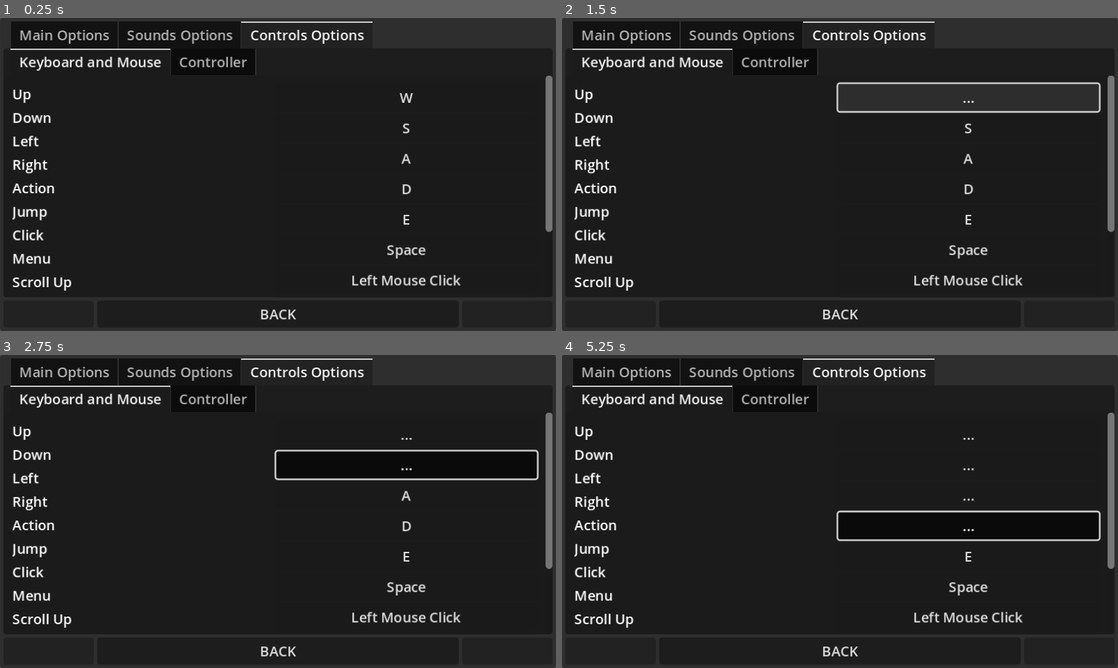
Above: before the commit, frames 1-4 (two rows, left to right).
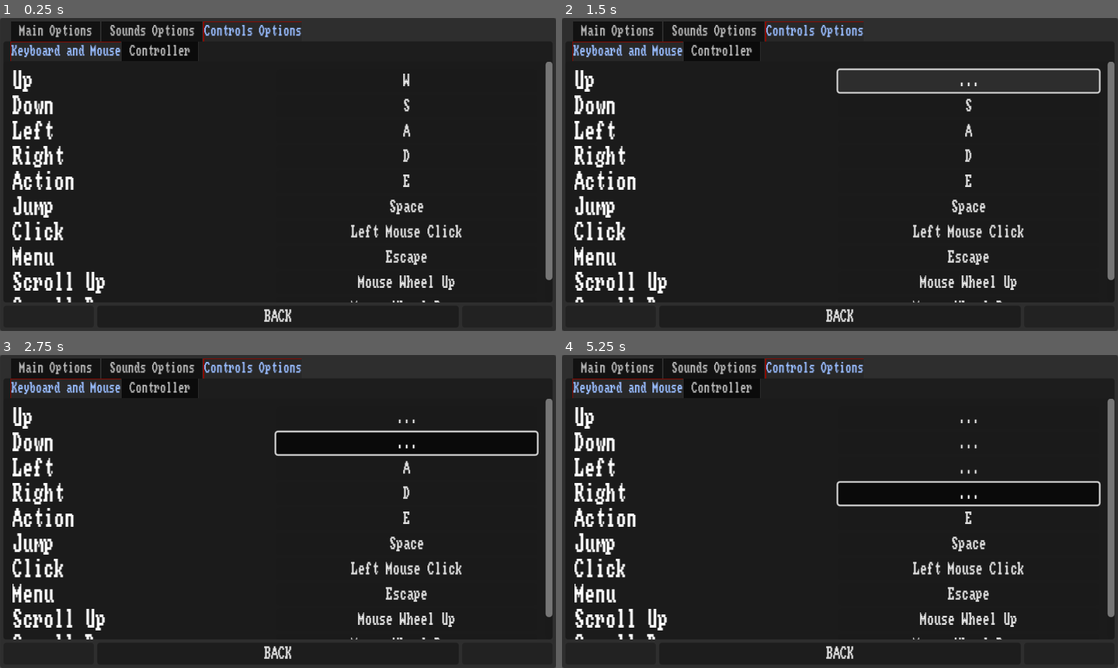
Above: after the commit, the same moments.

Repository: PlayDieRepeat/gmtk_2024
Game: Godot game, scene res://scenes/menus/options_menu.tscn
Same seed, same stepped clock (60 frames per second), same inputs: the game is played once before the commit and once after it. This scene is started directly instead of the project's main scene. Sound files missing from this copy of the repository are replaced by a short silence.
Inputs:
- Up to frame 1 (0.25 s): no input
- Up to frame 2 (1.5 s): click "W" at 0.5 s; click "..." at 1.25 s
- Up to frame 3 (2.75 s): click "S" at 2 s
- Up to frame 4 (5.25 s): click "..." at 2.75 s; click "A" at 3.5 s; click "..." at 4.25 s; click "D" at 5 s

The runs differ from the first frame. In frame 1, 8.0% of the frame differs, in the area x 1-100%, y 1-98%; in frame 2, 9.5%; in frame 3, 9.5%; in frame 4, 9.4%.
Error in both runs: Assertion failed: There was a problem trying to make a directory!! (res://scripts/_autoloads/elephant.gd:51)

Commit message:
Added theme to the options menu
All mapping buttons will now show EMPTY if they do not have an InputEvent assigned to it.

Diff:
--- /dev/null
+++ b/resources/themes/options_menu_theme.tres
@@ -0,0 +1,36 @@
+[gd_resource type="Theme" load_steps=6 format=3 uid="uid://tqa2qha7e2k6"]
+
+[ext_resource type="FontFile" uid="uid://cn3enp4yb7w5l" path="res://assets/fonts/novem.ttf" id="1_h7mfd"]
+
+[sub_resource type="StyleBoxFlat" id="StyleBoxFlat_10885"]
+bg_color = Color(0.541176, 0, 0.117647, 1)
+skew = Vector2(-5, 0)
+
+[sub_resource type="StyleBoxFlat" id="StyleBoxFlat_v1578"]
+bg_color = Color(0.541176, 0, 0.117647, 1)
+
+[sub_resource type="StyleBoxFlat" id="StyleBoxFlat_xmq4q"]
+bg_color = Color(0.180392, 0.00784314, 0, 1)
+skew = Vector2(-5, 0)
+border_width_top = 2
+border_width_bottom = 2
+border_color = Color(0.180392, 0.00784314, 0, 1)
+corner_detail = 1
+
+[sub_resource type="StyleBoxFlat" id="StyleBoxFlat_xmjnu"]
+bg_color = Color(0.156863, 0.156863, 0.156863, 1)
+border_width_left = 1
+border_width_top = 1
+border_color = Color(0.552941, 0.0352941, 0, 1)
+
+[resource]
+Button/fonts/font = ExtResource("1_h7mfd")
+HSlider/styles/grabber_area = SubResource("StyleBoxFlat_10885")
+HSlider/styles/grabber_area_highlight = SubResource("StyleBoxFlat_v1578")
+HSlider/styles/slider = SubResource("StyleBoxFlat_xmq4q")
+RichTextLabel/font_sizes/normal_font_size = 24
+RichTextLabel/fonts/normal_font = ExtResource("1_h7mfd")
+TabContainer/colors/font_selected_color = Color(0.588235, 0.72549, 0.984314, 1)
+TabContainer/font_sizes/font_size = 14
+TabContainer/fonts/font = ExtResource("1_h7mfd")
+TabContainer/styles/tab_selected = SubResource("StyleBoxFlat_xmjnu")
--- a/scenes/menus/options_menu.tscn
+++ b/scenes/menus/options_menu.tscn
@@ -1,5 +1,6 @@
-[gd_scene load_steps=3 format=3 uid="uid://efyl535owuk0"]
-
+[gd_scene load_steps=4 format=3 uid="uid://efyl535owuk0"]
+
+[ext_resource type="Theme" uid="uid://tqa2qha7e2k6" path="res://resources/themes/options_menu_theme.tres" id="1_cmgag"]
 [ext_resource type="Script" path="res://scripts/menus/options_menu.gd" id="1_upgtq"]
 [ext_resource type="PackedScene" uid="uid://drip0n7wdi2wt" path="res://scenes/menus/utility/remap_input_button.tscn" id="2_uh3vg"]
 
@@ -10,6 +11,7 @@
 anchor_bottom = 1.0
 grow_horizontal = 2
 grow_vertical = 2
+theme = ExtResource("1_cmgag")
 script = ExtResource("1_upgtq")
 button_packed_scene = ExtResource("2_uh3vg")
 
@@ -20,17 +22,21 @@
 anchor_bottom = 1.0
 grow_horizontal = 2
 grow_vertical = 2
+theme = ExtResource("1_cmgag")
 
 [node name="ARC" type="AspectRatioContainer" parent="Center"]
 layout_mode = 2
+theme = ExtResource("1_cmgag")
 ratio = 1.7778
 
 [node name="BackgroundPanel" type="PanelContainer" parent="Center/ARC"]
 layout_mode = 2
+theme = ExtResource("1_cmgag")
 
 [node name="MarginContainer" type="MarginContainer" parent="Center/ARC"]
 custom_minimum_size = Vector2(640, 360)
 layout_mode = 2
+theme = ExtResource("1_cmgag")
 theme_override_constants/margin_left = 4
 theme_override_constants/margin_top = 4
 theme_override_constants/margin_right = 4
@@ -38,24 +44,29 @@
 
 [node name="MainVBox" type="VBoxContainer" parent="Center/ARC/MarginContainer"]
 layout_mode = 2
+theme = ExtResource("1_cmgag")
 
 [node name="MainTabs" type="TabContainer" parent="Center/ARC/MarginContainer/MainVBox"]
 layout_mode = 2
 size_flags_vertical = 3
+theme = ExtResource("1_cmgag")
 current_tab = 2
 clip_tabs = false
 
 [node name="Main Options" type="PanelContainer" parent="Center/ARC/MarginContainer/MainVBox/MainTabs"]
 visible = false
 layout_mode = 2
+theme = ExtResource("1_cmgag")
 
 [node name="MainScroll" type="ScrollContainer" parent="Center/ARC/MarginContainer/MainVBox/MainTabs/Main Options"]
 layout_mode = 2
+theme = ExtResource("1_cmgag")
 
 [node name="MainMargin" type="MarginContainer" parent="Center/ARC/MarginContainer/MainVBox/MainTabs/Main Options/MainScroll"]
 layout_mode = 2
 size_flags_horizontal = 3
 size_flags_vertical = 3
+theme = ExtResource("1_cmgag")
 theme_override_constants/margin_left = 10
 theme_override_constants/margin_top = 10
 theme_override_constants/margin_right = 10
@@ -63,48 +74,58 @@
 
 [node name="MainVBox" type="VBoxContainer" parent="Center/ARC/MarginContainer/MainVBox/MainTabs/Main Options/MainScroll/MainMargin"]
 layout_mode = 2
+theme = ExtResource("1_cmgag")
 
 [node name="MainLabel0" type="RichTextLabel" parent="Center/ARC/MarginContainer/MainVBox/MainTabs/Main Options/MainScroll/MainMargin/MainVBox"]
 layout_mode = 2
+theme = ExtResource("1_cmgag")
 text = "OPTION 0"
 fit_content = true
 
 [node name="MainLabel1" type="RichTextLabel" parent="Center/ARC/MarginContainer/MainVBox/MainTabs/Main Options/MainScroll/MainMargin/MainVBox"]
 layout_mode = 2
+theme = ExtResource("1_cmgag")
 text = "OPTION 1"
 fit_content = true
 
 [node name="MainLabel2" type="RichTextLabel" parent="Center/ARC/MarginContainer/MainVBox/MainTabs/Main Options/MainScroll/MainMargin/MainVBox"]
 layout_mode = 2
+theme = ExtResource("1_cmgag")
 text = "OPTION 2"
 fit_content = true
 
 [node name="MainLabel3" type="RichTextLabel" parent="Center/ARC/MarginContainer/MainVBox/MainTabs/Main Options/MainScroll/MainMargin/MainVBox"]
 layout_mode = 2
+theme = ExtResource("1_cmgag")
 text = "OPTION 3"
 fit_content = true
 
 [node name="MainLabel4" type="RichTextLabel" parent="Center/ARC/MarginContainer/MainVBox/MainTabs/Main Options/MainScroll/MainMargin/MainVBox"]
 layout_mode = 2
+theme = ExtResource("1_cmgag")
 text = "OPTION 4"
 fit_content = true
 
 [node name="MainLabel5" type="RichTextLabel" parent="Center/ARC/MarginContainer/MainVBox/MainTabs/Main Options/MainScroll/MainMargin/MainVBox"]
 layout_mode = 2
+theme = ExtResource("1_cmgag")
 text = "OPTION 5"
 fit_content = true
 
 [node name="Sounds Options" type="PanelContainer" parent="Center/ARC/MarginContainer/MainVBox/MainTabs"]
 visible = false
 layout_mode = 2
+theme = ExtResource("1_cmgag")
 
 [node name="SoundsScroll" type="ScrollContainer" parent="Center/ARC/MarginContainer/MainVBox/MainTabs/Sounds Options"]
 layout_mode = 2
+theme = ExtResource("1_cmgag")
 
 [node name="SoundsMargin" type="MarginContainer" parent="Center/ARC/MarginContainer/MainVBox/MainTabs/Sounds Options/SoundsScroll"]
 layout_mode = 2
 size_flags_horizontal = 3
 size_flags_vertical = 3
+theme = ExtResource("1_cmgag")
 theme_override_constants/margin_left = 20
 theme_override_constants/margin_top = 20
 theme_override_constants/margin_right = 40
@@ -114,27 +135,32 @@
 layout_mode = 2
 size_flags_horizontal = 3
 size_flags_vertical = 3
+theme = ExtResource("1_cmgag")
 
 [node name="SoundsLabelsVBox" type="VBoxContainer" parent="Center/ARC/MarginContainer/MainVBox/MainTabs/Sounds Options/SoundsScroll/SoundsMargin/SoundsHBox"]
 layout_mode = 2
 size_flags_horizontal = 3
 size_flags_stretch_ratio = 0.5
+theme = ExtResource("1_cmgag")
 
 [node name="MainVolumeLabel" type="RichTextLabel" parent="Center/ARC/MarginContainer/MainVBox/MainTabs/Sounds Options/SoundsScroll/SoundsMargin/SoundsHBox/SoundsLabelsVBox"]
 layout_mode = 2
 size_flags_vertical = 3
+theme = ExtResource("1_cmgag")
 text = "Main Volume"
 fit_content = true
 
 [node name="SoundsVolumeLabel" type="RichTextLabel" parent="Center/ARC/MarginContainer/MainVBox/MainTabs/Sounds Options/SoundsScroll/SoundsMargin/SoundsHBox/SoundsLabelsVBox"]
 layout_mode = 2
 size_flags_vertical = 3
+theme = ExtResource("1_cmgag")
 text = "Sounds Volume"
 fit_content = true
 
 [node name="MusicVolumeLabel" type="RichTextLabel" parent="Center/ARC/MarginContainer/MainVBox/MainTabs/Sounds Options/SoundsScroll/SoundsMargin/SoundsHBox/SoundsLabelsVBox"]
 layout_mode = 2
 size_flags_vertical = 3
+theme = ExtResource("1_cmgag")
 text = "Music Volume"
 fit_content = true
 
@@ -142,10 +168,12 @@
 layout_mode = 2
 size_flags_horizontal = 3
 size_flags_stretch_ratio = 0.5
+theme = ExtResource("1_cmgag")
 
 [node name="MainVolumeHSlider" type="HSlider" parent="Center/ARC/MarginContainer/MainVBox/MainTabs/Sounds Options/SoundsScroll/SoundsMargin/SoundsHBox/SoundsControlsVBox"]
 layout_mode = 2
 size_flags_vertical = 2
+theme = ExtResource("1_cmgag")
 value = 100.0
 tick_count = 5
 ticks_on_borders = true
@@ -153,6 +181,7 @@
 [node name="SoundsVolumeHSlider" type="HSlider" parent="Center/ARC/MarginContainer/MainVBox/MainTabs/Sounds Options/SoundsScroll/SoundsMargin/SoundsHBox/SoundsControlsVBox"]
 layout_mode = 2
 size_flags_vertical = 2
+theme = ExtResource("1_cmgag")
 value = 75.0
 tick_count = 5
 ticks_on_borders = true
@@ -160,25 +189,30 @@
 [node name="MusicVolumeHSlider" type="HSlider" parent="Center/ARC/MarginContainer/MainVBox/MainTabs/Sounds Options/SoundsScroll/SoundsMargin/SoundsHBox/SoundsControlsVBox"]
 layout_mode = 2
 size_flags_vertical = 2
+theme = ExtResource("1_cmgag")
 value = 75.0
 tick_count = 5
 ticks_on_borders = true
 
 [node name="Controls Options" type="PanelContainer" parent="Center/ARC/MarginContainer/MainVBox/MainTabs"]
 layout_mode = 2
+theme = ExtResource("1_cmgag")
 
 [node name="ControlsTabs" type="TabContainer" parent="Center/ARC/MarginContainer/MainVBox/MainTabs/Controls Options"]
 layout_mode = 2
+theme = ExtResource("1_cmgag")
 
 [node name="Keyboard and Mouse" type="ScrollContainer" parent="Center/ARC/MarginContainer/MainVBox/MainTabs/Controls Options/ControlsTabs"]
 layout_mode = 2
 size_flags_horizontal = 3
 size_flags_stretch_ratio = 0.25
+theme = ExtResource("1_cmgag")
 
 [node name="ControlsMargin" type="MarginContainer" parent="Center/ARC/MarginContainer/MainVBox/MainTabs/Controls Options/ControlsTabs/Keyboard and Mouse"]
 layout_mode = 2
 size_flags_horizontal = 3
 size_flags_vertical = 3
+theme = ExtResource("1_cmgag")
 theme_override_constants/margin_left = 10
 theme_override_constants/margin_top = 10
 theme_override_constants/margin_right = 10
@@ -188,31 +222,33 @@
 layout_mode = 2
 size_flags_horizontal = 3
 size_flags_vertical = 3
+theme = ExtResource("1_cmgag")
 
 [node name="ControlsKnMLabels" type="VBoxContainer" parent="Center/ARC/MarginContainer/MainVBox/MainTabs/Controls Options/ControlsTabs/Keyboard and Mouse/ControlsMargin/ControlsHBox"]
 unique_name_in_owner = true
 layout_mode = 2
 size_flags_horizontal = 3
-size_flags_vertical = 0
-size_flags_stretch_ratio = 0.5
+theme = ExtResource("1_cmgag")
 
 [node name="ControlsKnMButtons" type="VBoxContainer" parent="Center/ARC/MarginContainer/MainVBox/MainTabs/Controls Options/ControlsTabs/Keyboard and Mouse/ControlsMargin/ControlsHBox"]
 unique_name_in_owner = true
 layout_mode = 2
 size_flags_horizontal = 3
 size_flags_vertical = 0
-size_flags_stretch_ratio = 0.5
+theme = ExtResource("1_cmgag")
 
 [node name="Controller" type="ScrollContainer" parent="Center/ARC/MarginContainer/MainVBox/MainTabs/Controls Options/ControlsTabs"]
 visible = false
 layout_mode = 2
 size_flags_horizontal = 3
 size_flags_stretch_ratio = 0.25
+theme = ExtResource("1_cmgag")
 
 [node name="ControlsMargin" type="MarginContainer" parent="Center/ARC/MarginContainer/MainVBox/MainTabs/Controls Options/ControlsTabs/Controller"]
 layout_mode = 2
 size_flags_horizontal = 3
 size_flags_vertical = 3
+theme = ExtResource("1_cmgag")
 theme_override_constants/margin_left = 10
 theme_override_constants/margin_top = 10
 theme_override_constants/margin_right = 10
@@ -222,35 +258,43 @@
 layout_mode = 2
 size_flags_horizontal = 3
 size_flags_vertical = 3
+theme = ExtResource("1_cmgag")
 
 [node name="ControlsGPLabels" type="VBoxContainer" parent="Center/ARC/MarginContainer/MainVBox/MainTabs/Controls Options/ControlsTabs/Controller/ControlsMargin/ControlsHBox"]
 unique_name_in_owner = true
 layout_mode = 2
 size_flags_horizontal = 3
-size_flags_vertical = 4
+size_flags_vertical = 0
 size_flags_stretch_ratio = 0.5
+theme = ExtResource("1_cmgag")
 
 [node name="ControlsGPButtons" type="VBoxContainer" parent="Center/ARC/MarginContainer/MainVBox/MainTabs/Controls Options/ControlsTabs/Controller/ControlsMargin/ControlsHBox"]
 unique_name_in_owner = true
 layout_mode = 2
 size_flags_horizontal = 3
+size_flags_vertical = 0
 size_flags_stretch_ratio = 0.5
+theme = ExtResource("1_cmgag")
 
 [node name="HBoxContainer" type="HBoxContainer" parent="Center/ARC/MarginContainer/MainVBox"]
 layout_mode = 2
+theme = ExtResource("1_cmgag")
 
 [node name="FooterLeftPanel" type="PanelContainer" parent="Center/ARC/MarginContainer/MainVBox/HBoxContainer"]
 layout_mode = 2
 size_flags_horizontal = 3
 size_flags_stretch_ratio = 0.25
+theme = ExtResource("1_cmgag")
 
 [node name="FooterMiddlePanel" type="PanelContainer" parent="Center/ARC/MarginContainer/MainVBox/HBoxContainer"]
 layout_mode = 2
 size_flags_horizontal = 3
+theme = ExtResource("1_cmgag")
 
 [node name="BackButton" type="Button" parent="Center/ARC/MarginContainer/MainVBox/HBoxContainer/FooterMiddlePanel" groups=["Buttons"]]
 layout_mode = 2
 size_flags_stretch_ratio = 2.0
+theme = ExtResource("1_cmgag")
 keep_pressed_outside = true
 text = "BACK"
 
@@ -258,5 +302,6 @@
 layout_mode = 2
 size_flags_horizontal = 3
 size_flags_stretch_ratio = 0.25
+theme = ExtResource("1_cmgag")
 
 [connection signal="pressed" from="Center/ARC/MarginContainer/MainVBox/HBoxContainer/FooterMiddlePanel/BackButton" to="." method="_on_back_button_pressed"]
--- a/scenes/menus/utility/remap_input_button.tscn
+++ b/scenes/menus/utility/remap_input_button.tscn
@@ -6,6 +6,7 @@
 offset_right = 8.0
 offset_bottom = 8.0
 toggle_mode = true
+text = "EMPTY"
 script = ExtResource("1_kpbu3")
 
 [connection signal="toggled" from="." to="." method="_on_toggled"]
--- a/scripts/menus/options_menu.gd
+++ b/scripts/menus/options_menu.gd
@@ -39,7 +39,7 @@
 		if events.size() > 1:
 			_gp_button.update_key(action, events[1])
 		else:
-			_gp_button.update_key(action, "")
+			_gp_button.update_key(action, "EMPTY")
 
 func _map_keys_to_buttons() -> void:
 	if knm_buttons_arr.size() == actions_and_events_dict.size():
